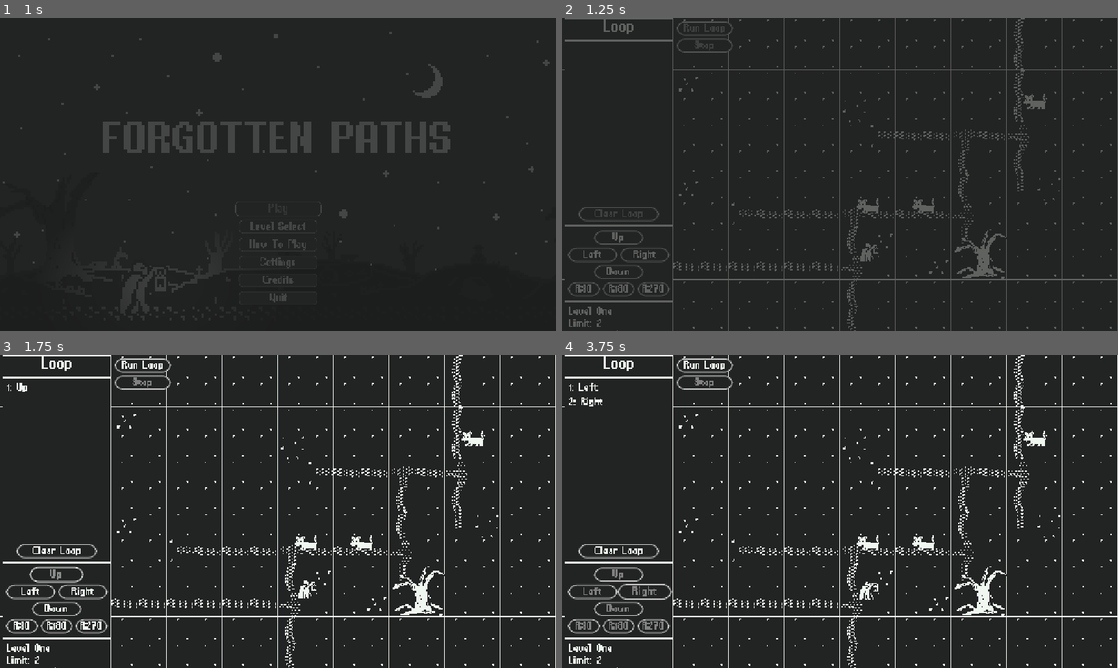
Above: before the commit, frames 1-4 (two rows, left to right).
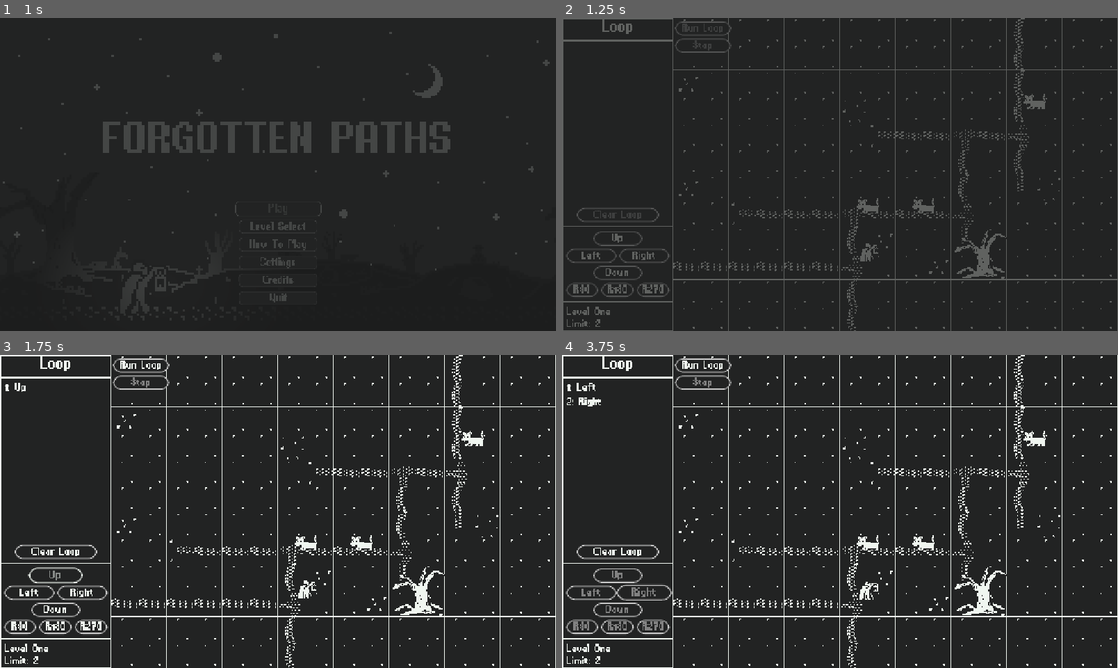
Above: after the commit, the same moments.

Repository: hutnerr/gmtk-jam-2025
Game: Godot game, scene res://00_main/Main.tscn
Same seed, same stepped clock (60 frames per second), same inputs: the game is played once before the commit and once after it. Sound files missing from this copy of the repository are replaced by a short silence.
Inputs:
- Up to frame 1 (1 s): click "Play" at 0.5 s
- Up to frame 2 (1.25 s): no input
- Up to frame 3 (1.75 s): click "Up" at 1.25 s
- Up to frame 4 (3.75 s): click "Clear Loop" at 2 s; click "Left" at 2.75 s; click "Right" at 3.5 s

Frame 1 is identical in both runs. In frame 2, 1.8% of the frame differs, in the area x 0-31%, y 0-100%; in frame 3, 2.6%; in frame 4, 2.7%.

Commit message:
better aligned the puzzle menu

Diff:
--- a/01_user-interface/puzzle-menu/PuzzleMenu.tscn
+++ b/01_user-interface/puzzle-menu/PuzzleMenu.tscn
@@ -14,34 +14,33 @@
 border_color = Color(0.941176, 0.964706, 0.941176, 1)
 
 [node name="PuzzleMenu" type="Control"]
-custom_minimum_size = Vector2(640, 384)
+custom_minimum_size = Vector2(640, 383)
 layout_mode = 3
 anchors_preset = 0
 offset_right = 640.0
-offset_bottom = 384.0
-size_flags_horizontal = 3
+offset_bottom = 383.0
+size_flags_horizontal = 2
 size_flags_vertical = 3
 theme = ExtResource("1_3b55p")
 script = ExtResource("2_ss7uf")
 
 [node name="MarginContainer" type="MarginContainer" parent="."]
 layout_mode = 1
-anchors_preset = 15
-anchor_right = 1.0
+anchors_preset = 9
 anchor_bottom = 1.0
-grow_horizontal = 2
+offset_right = 190.0
 grow_vertical = 2
-theme_override_constants/margin_left = 2
 
 [node name="BaseContainer" type="HBoxContainer" parent="MarginContainer"]
 layout_mode = 2
+theme_override_constants/separation = 0
 
 [node name="MarginContainer" type="MarginContainer" parent="MarginContainer/BaseContainer"]
 layout_mode = 2
-theme_override_constants/margin_bottom = 2
+theme_override_constants/margin_right = 2
 
 [node name="Panel" type="PanelContainer" parent="MarginContainer/BaseContainer/MarginContainer"]
-custom_minimum_size = Vector2(126, 128)
+custom_minimum_size = Vector2(128, 128)
 layout_mode = 2
 theme_override_styles/panel = SubResource("StyleBoxFlat_ss7uf")
 
